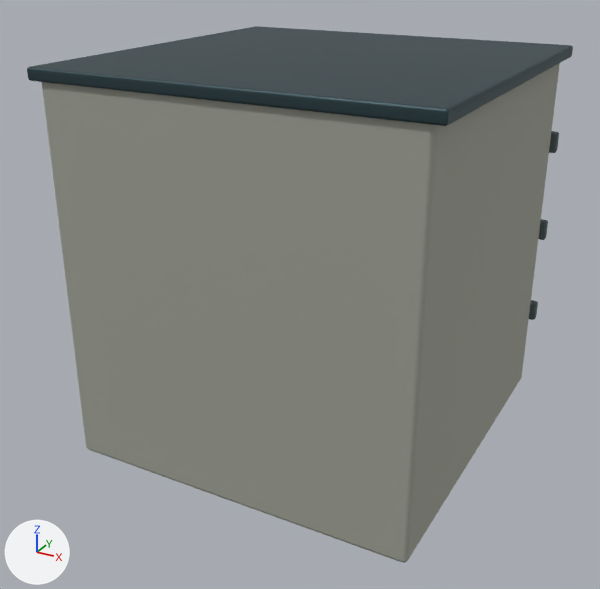
The Blender file tools/godot-campaign/structure-art/blend/abutment-top-1.blend, before and after one commit.
One viewpoint serves both versions: a 50 mm lens placed at (0.933, -1.811, 1.268), pointed at (-0.026, -0.067, 0.396). The lights are fixed; the arrows at lower left show +X, +Y and +Z. The older version comes first.

The scene before the commit, as lines of its bpy script (objects in view):
```python
me_cube = bpy.data.meshes.new('Cube')
me_cube.from_pydata(...)  # 56 vertices, 54 faces; spans x -0.455..0.455, y 0.01..0.99, z -0.465..0.465
me_cube.materials.append(mat_abutment_1)  # grey #a4a69a
me_cube_001 = bpy.data.meshes.new('Cube.001')
me_cube_001.from_pydata(...)  # 336 vertices, 324 faces; spans x -0.47..0.47, y 0.055..0.945, z -0.495..-0.461
me_cube_001.materials.append(mat_abutment_0)  # grey #626f70
me_cube_007 = bpy.data.meshes.new('Cube.007')
me_cube_007.from_pydata(...)  # 168 vertices, 162 faces; spans x -0.48..0.48, y 0.105..0.995, z -0.483..0.475
me_cube_007.materials.append(mat_abutment_2)  # dark cyan #354a50
ob_abutment_0 = bpy.data.objects.new('abutment_0', me_cube_001)
ob_abutment_0.location = (0.0, 0.0, 0.0)
ob_abutment_0.rotation_euler = (1.571, 0.0, 0.0)  # degrees (90, 0, 0)
ob_abutment_1 = bpy.data.objects.new('abutment_1', me_cube)
ob_abutment_1.location = (0.0, 0.0, 0.0)
ob_abutment_1.rotation_euler = (1.571, 0.0, 0.0)  # degrees (90, 0, 0)
ob_abutment_2 = bpy.data.objects.new('abutment_2', me_cube_007)
ob_abutment_2.location = (0.0, 0.0, 0.0)
ob_abutment_2.rotation_euler = (1.571, 0.0, 0.0)  # degrees (90, 0, 0)
```
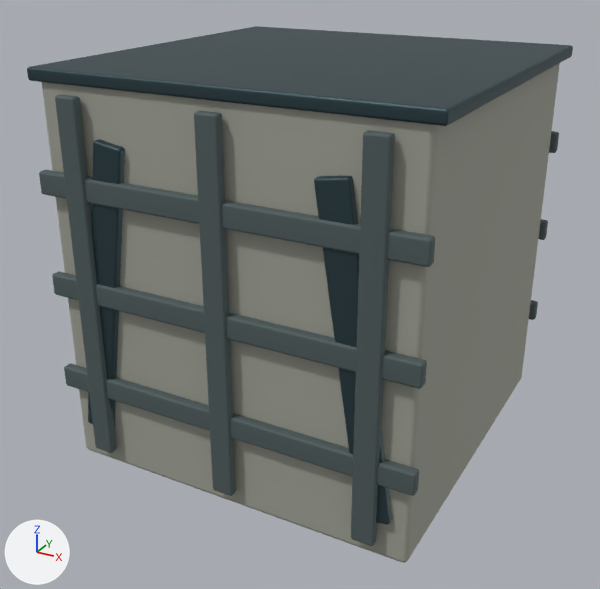
Boxes [x1, y1, x2, y2] around the edits, measured in the pictures (600 x 589 px):
'abutment_0', reshaped (mostly hidden before)
    before: [529, 131, 559, 320]
    after: [39, 94, 559, 546]
'abutment_2', reshaped
    before: [27, 26, 573, 126]
    after: [27, 26, 573, 525]
part 1 of me_cube_001, added
    after: [64, 363, 419, 496]
part 2 of me_cube_001, added
    after: [52, 271, 427, 389]
part 3 of me_cube_001, added
    after: [39, 170, 435, 267]
part 4 of me_cube_001, added
    after: [55, 94, 117, 453]
part 5 of me_cube_001, added
    after: [194, 111, 236, 496]
part 6 of me_cube_001, added
    after: [351, 130, 395, 546]
part 7 of me_cube_007, added (dark cyan)
    after: [88, 140, 125, 428]
part 8 of me_cube_007, added (dark cyan)
    after: [314, 176, 392, 525]

What changed in the scene script:
```text
Change me_cube_001:
    used by ob_abutment_0; location = (0.0, 0.0, 0.0); rotation_euler = (1.571, 0.0, 0.0), in degrees (90, 0, 0)
    remove me_cube_001.from_pydata(...)  # 336 vertices, 324 faces; spans x -0.47..0.47, y 0.055..0.945, z -0.495..-0.461
    add me_cube_001.from_pydata(...)  # 672 vertices, 648 faces; spans x -0.47..0.47, y 0.055..0.945, z -0.495..0.495
    me_cube_001 part 1: the loose piece of 56 vertices spanning x -0.47..0.47, y 0.212..0.267, z -0.488..-0.461 is copied, and the copy is moved by (0.0, 0.0, 0.95); it spans x -0.47..0.47, y 0.212..0.267, z 0.461..0.488
    me_cube_001 part 2: the loose piece of 56 vertices spanning x -0.47..0.47, y 0.463..0.517, z -0.488..-0.461 is copied, and the copy is moved by (0.0, 0.0, 0.95); it spans x -0.47..0.47, y 0.463..0.517, z 0.461..0.488
    me_cube_001 part 3: the loose piece of 56 vertices spanning x -0.47..0.47, y 0.713..0.767, z -0.488..-0.461 is copied, and the copy is moved by (0.0, 0.0, 0.95); it spans x -0.47..0.47, y 0.713..0.767, z 0.461..0.488
    me_cube_001 part 4: the loose piece of 56 vertices spanning x -0.388..-0.333, y 0.055..0.945, z -0.495..-0.471 is copied, and the copy is moved by (0.0, 0.0, 0.966); it spans x -0.388..-0.333, y 0.055..0.945, z 0.471..0.495
    me_cube_001 part 5: the loose piece of 56 vertices spanning x -0.027..0.027, y 0.055..0.945, z -0.495..-0.471 is copied, and the copy is moved by (0.0, 0.0, 0.966); it spans x -0.027..0.027, y 0.055..0.945, z 0.471..0.495
    me_cube_001 part 6: the loose piece of 56 vertices spanning x 0.333..0.388, y 0.055..0.945, z -0.495..-0.471 is copied, and the copy is moved by (0.0, 0.0, 0.966); it spans x 0.333..0.388, y 0.055..0.945, z 0.471..0.495
Change me_cube_007:
    used by ob_abutment_2; location = (0.0, 0.0, 0.0); rotation_euler = (1.571, 0.0, 0.0), in degrees (90, 0, 0)
    remove me_cube_007.from_pydata(...)  # 168 vertices, 162 faces; spans x -0.48..0.48, y 0.105..0.995, z -0.483..0.475
    add me_cube_007.from_pydata(...)  # 280 vertices, 270 faces; spans x -0.48..0.48, y 0.105..0.995, z -0.483..0.483
    me_cube_007 part 7: the loose piece of 56 vertices spanning x -0.416..-0.23, y 0.105..0.855, z -0.483..-0.438 is copied, and the copy is moved by (0.0, 0.0, 0.92); it spans x -0.416..-0.23, y 0.105..0.855, z 0.438..0.483
    me_cube_007 part 8: the loose piece of 56 vertices spanning x 0.23..0.416, y 0.105..0.855, z -0.483..-0.438 is copied, and the copy is moved by (0.0, 0.0, 0.92); it spans x 0.23..0.416, y 0.105..0.855, z 0.438..0.483
```
